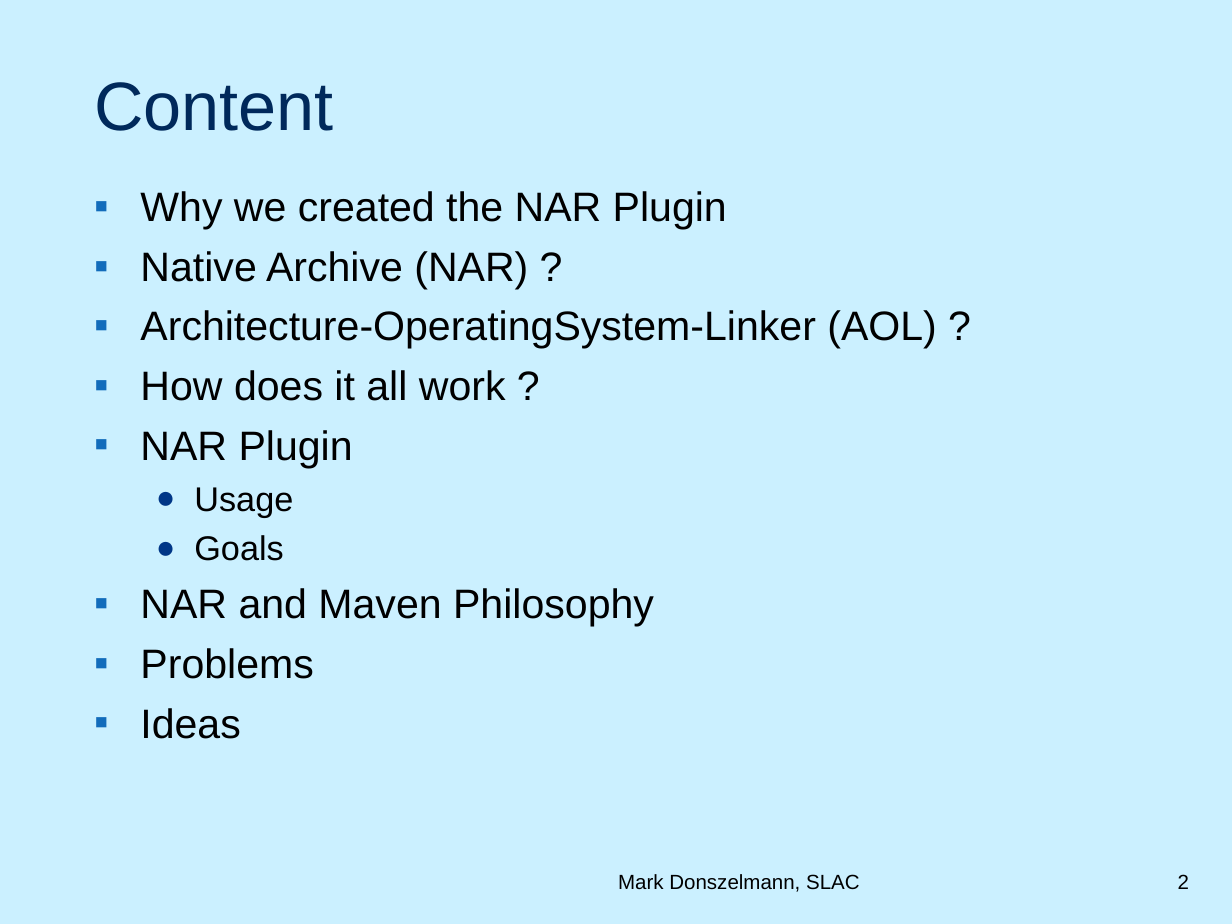
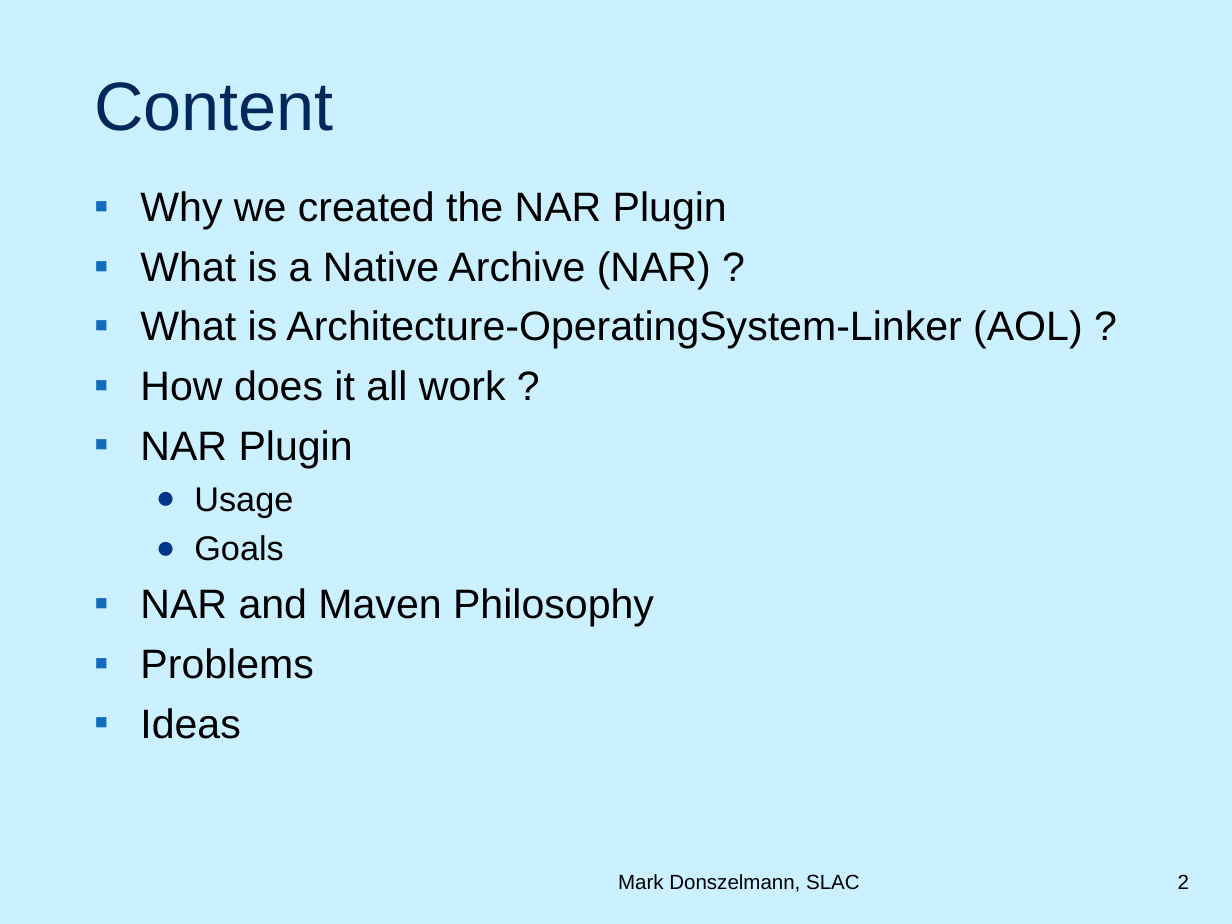
Before and after one commit to duns/freehep-nar-plugin, a slide deck: slide 2 of src/site/NARPlugin.ppt. Drawn at 1232x924 pixels with LibreOffice and Linux fonts; fonts in the diff are those of the drawing; background and template pictures are left out. Boxes give left, top, right and bottom in pixels: in the first picture for what was removed or moved away, otherwise in the second. Text is boxed around its words. In the diff, an @@ line names an element or a change of style, - is before the commit and + after.

Commit message:
Update on talk

```diff
--- a/src/site/NARPlugin.ppt
+++ b/src/site/NARPlugin.ppt
@@ text at (140, 251, 1082, 349): text changed @@
-▪ Native Archive (NAR) ?
-▪ Architecture-OperatingSystem-Linker (AOL) ?
+▪ What is a Native Archive (NAR) ?
+▪ What is Architecture-OperatingSystem-Linker (AOL) ?
```
Also in this commit, not shown: 3 other slides changed.
